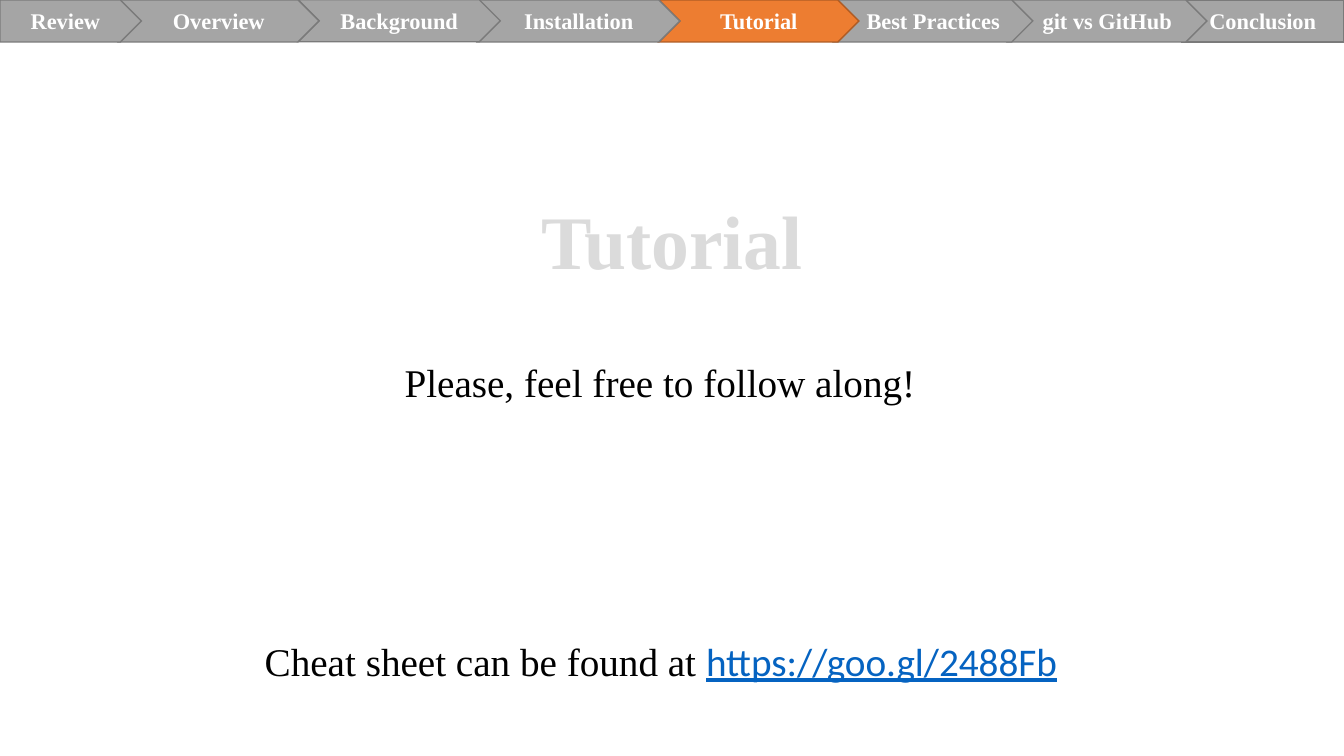
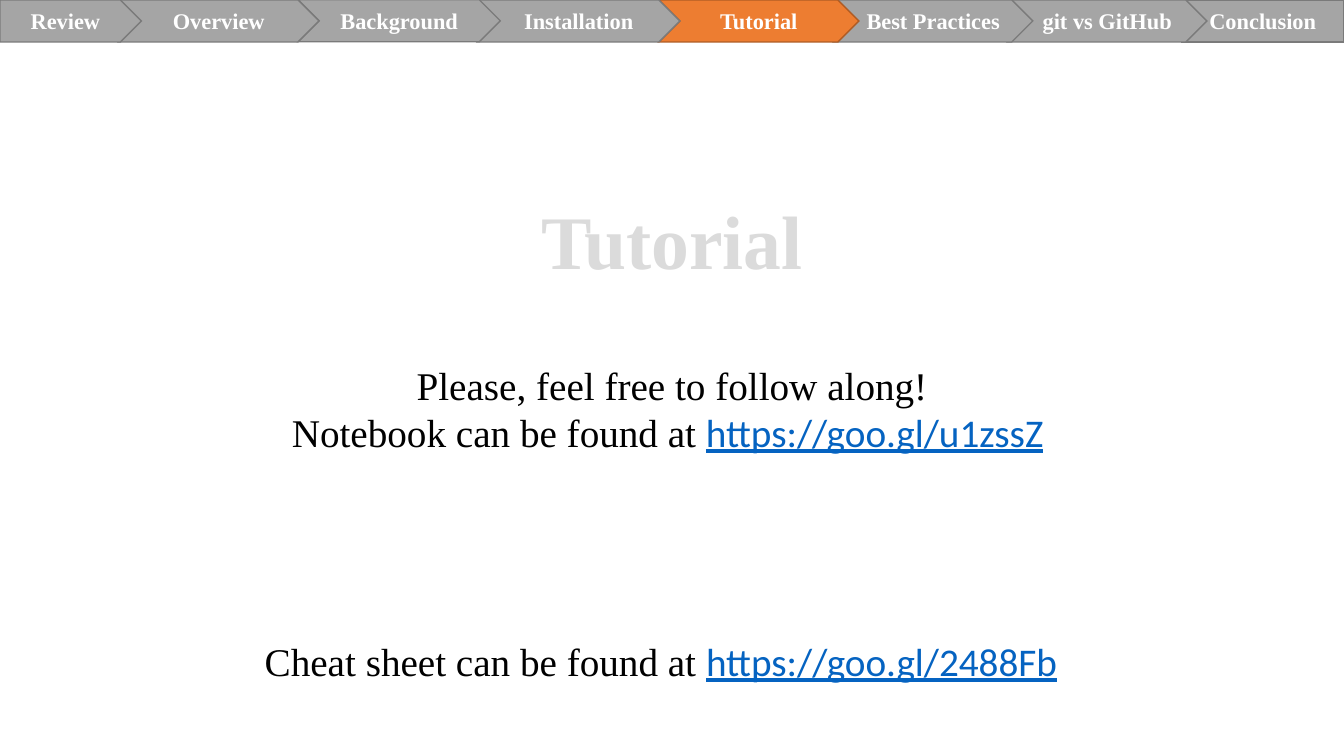
Before and after one commit to betteridiot/b575f18, a slide deck: slide 19 of Git_tutorial.pptx (slide 18 before the commit). Drawn at 1344x756 pixels with LibreOffice and Linux fonts; fonts in the diff are those of the drawing. Boxes give left, top, right and bottom in pixels: in the first picture for what was removed or moved away, otherwise in the second. Text is boxed around its words. In the diff, an @@ line names an element or a change of style, - is before the commit and + after.

```diff
--- a/Git_tutorial.pptx
+++ b/Git_tutorial.pptx
@@ text "Please, feel free to follow ...": place and size @@
-text "Please, feel free to follow ..." at [405,369,915,405]
+text "Please, feel free to follow ..." at [292,372,1043,454]
@@ text at [417,372,927,407]: alignment left to centre @@
@@ text at [292,419,1043,454]: paragraph added @@
+Notebook can be found at https://goo.gl/u1zssZ
```
Also in this commit, not shown: 2 other slides changed, 1 slide added, 1 other file.
